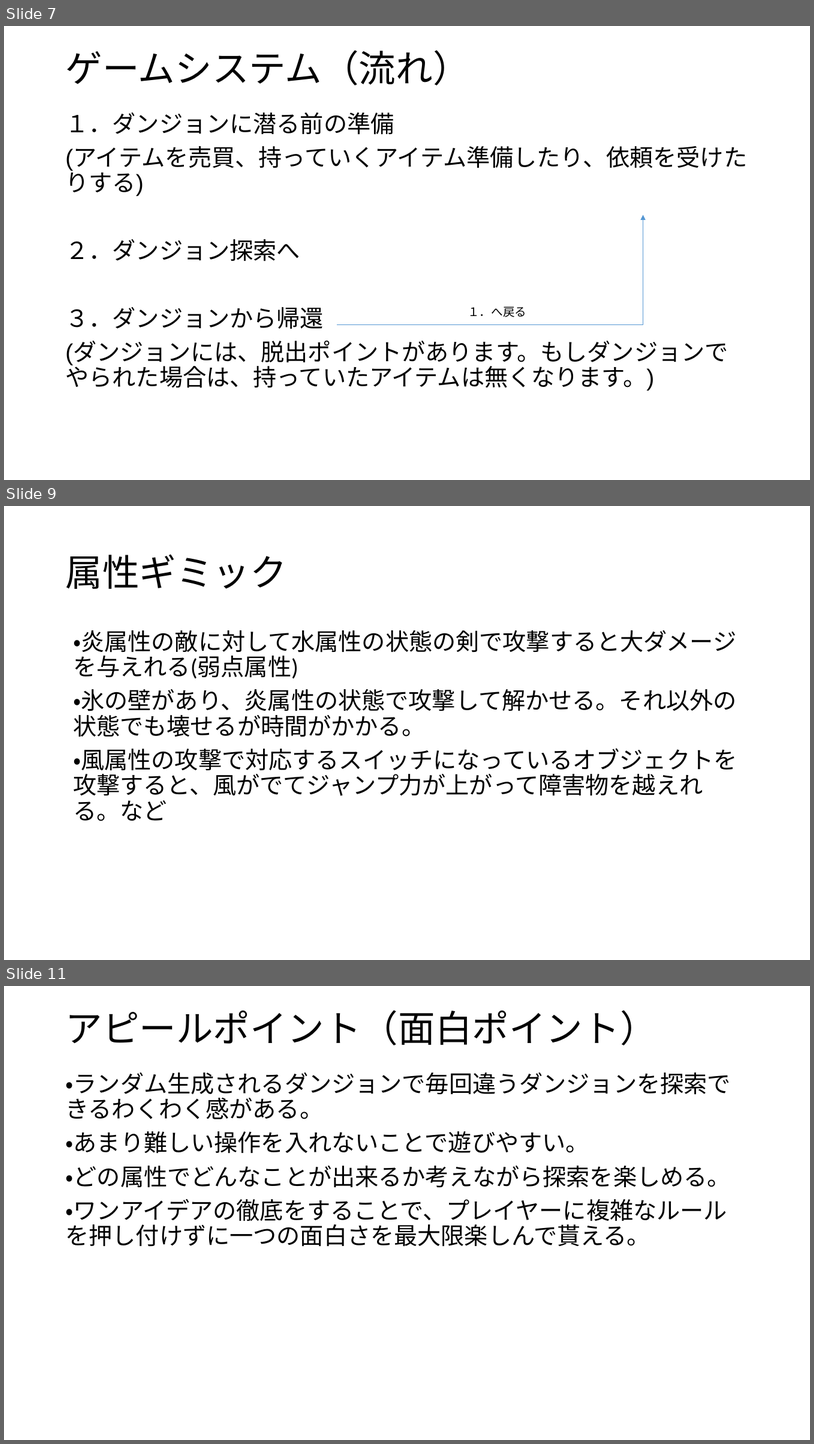
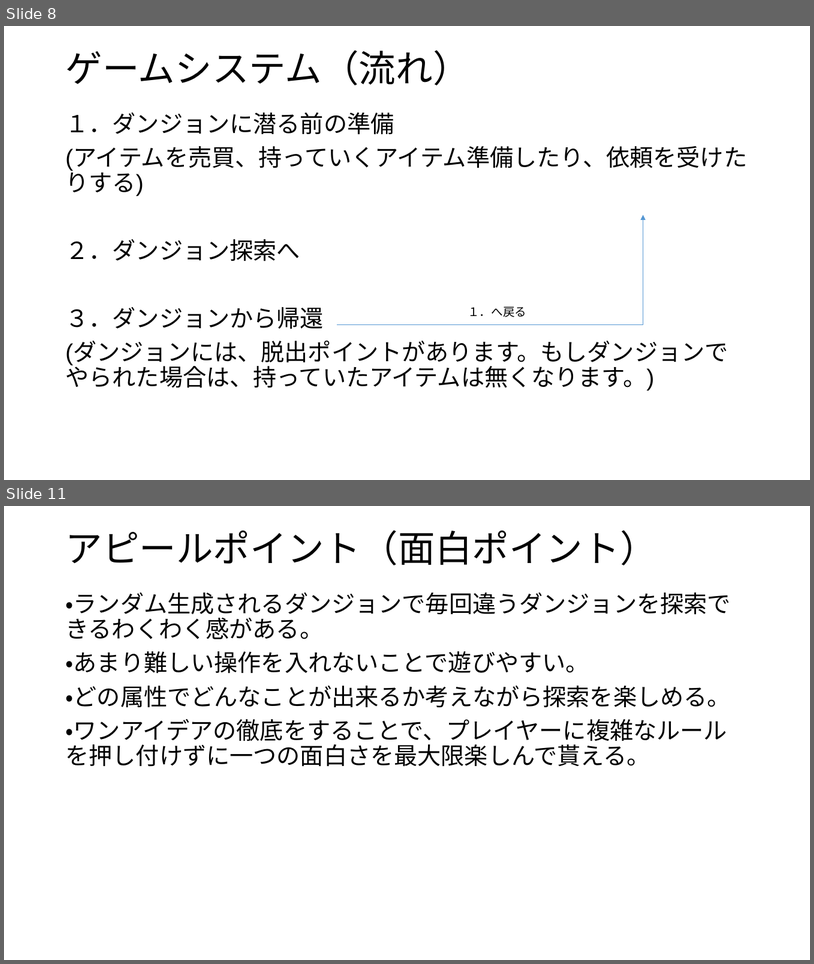
Before and after one commit to 2023Game/07Nakamoto, a slide deck: 3年後期/企画/ゲーム企画書5_提出 .pptx. Shown one above the other, each under a label of ours: slides 7, 9 and 11 before the commit, slides 8 and 11 after it; the slides between them are not shown. The pictures are 814x1444 and 814x964 pixels, drawn with LibreOffice and Linux fonts; fonts in the diff are those of the drawing. Boxes give left, top, right and bottom in pixels: in the first picture for what was removed or moved away, otherwise in the second. Text is boxed around its words. In the diff, an @@ line names an element or a change of style, - is before the commit and + after.

```diff
--- a/3年後期/企画/ゲーム企画書5_提出 .pptx
+++ b/3年後期/企画/ゲーム企画書5_提出 .pptx
@@ slide 9 removed at (4,506,810,960), background #FFFFFF @@
@@ title removed at (65,554,287,589) @@
-属性ギミック
@@ text removed at (73,630,737,821) @@
-・炎属性の敵に対して水属性の状態の剣で攻撃すると大ダメージを与えれる(弱点属性)
-・氷の壁があり、炎属性の状態で攻撃して解かせる。それ以外の状態でも壊せるが時間がかかる。
-・風属性の攻撃で対応するスイッチになっているオブジェクトを攻撃すると、風がでてジャンプ力が上がって障害物を越えれる。など
@@ what was slide 7 is now slide 8 @@
```
Also in this commit, not shown: 5 slides changed, 3 slides added, 1 other slide removed, 6 other files.
